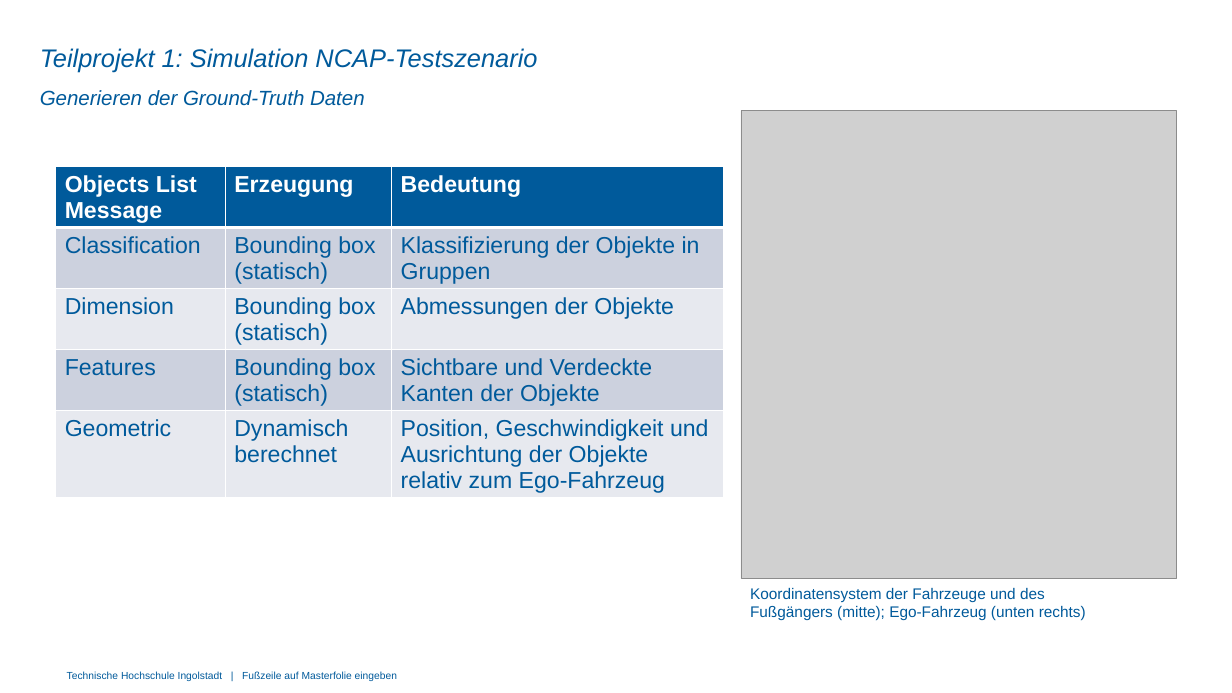
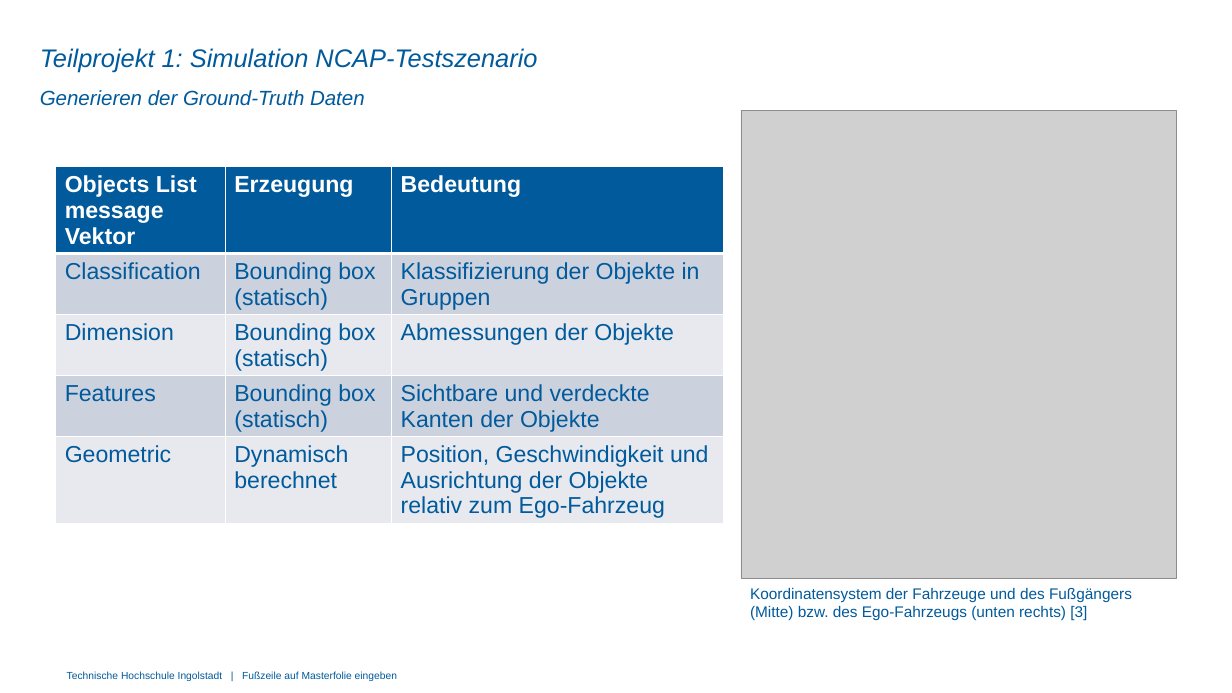
Before and after one commit to maxh-crypto/obj-lst-vis, a slide deck: slide 12 of final_presentation/Team1/Projekt_Abschlusspräsentation_TP1.pptx. Drawn at 1232x693 pixels with LibreOffice and Linux fonts; fonts in the diff are those of the drawing; grey boxes stand for pictures; background and template pictures are left out. Boxes give left, top, right and bottom in pixels: in the first picture for what was removed or moved away, otherwise in the second. Text is boxed around its words. In the diff, an @@ line names an element or a change of style, - is before the commit and + after.

```diff
--- a/final_presentation/Team1/Projekt_Abschlusspräsentation_TP1.pptx
+++ b/final_presentation/Team1/Projekt_Abschlusspräsentation_TP1.pptx
@@ table at (x1=55, y1=166, x2=725, y2=545) @@
-row 1, column 1: Objects List Message
+row 1, column 1: Objects List message Vektor
-row 4, column 3: Sichtbare und Verdeckte Kanten der Objekte
+row 4, column 3: Sichtbare und verdeckte Kanten der Objekte
@@ text at (x1=750, y1=588, x2=1132, y2=621): text changed @@
-Koordinatensystem der Fahrzeuge und des Fußgängers (mitte); Ego-Fahrzeug (unten rechts)
+Koordinatensystem der Fahrzeuge und des Fußgängers (Mitte) bzw. des Ego-Fahrzeugs (unten rechts) [3]
```
Also in this commit, not shown: 3 other slides changed, 1 slide added.
